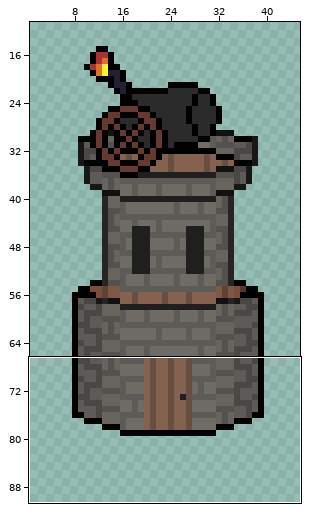
Sprite sheet, stored at DigAndDefend/Assets/Niels/Sprites/Bomb Tower.png. The first picture is a wide view before the edit; the outline marks the close-up.
Close-up. Old version:
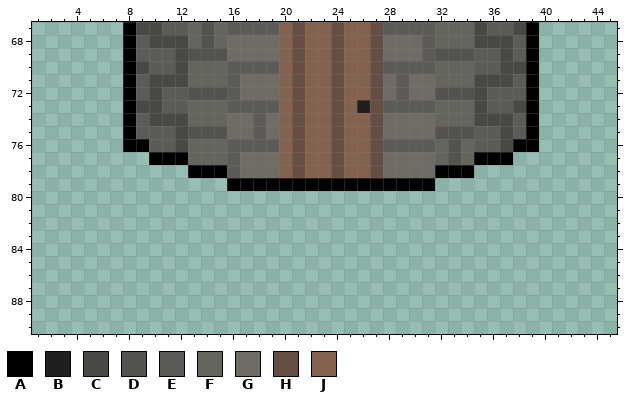
The file is 48x136 pixels. Colours within 5 levels of each other are drawn and written as one. Shown: x 1..45, y 67..90. The wide view leaves out empty margins.
Palette (. is transparent): A #000000  B #1f1f1f  C #4a4845  D #54524f  E #5d5b58  F #65645d  G #6e6c65  H #664e42  J #856150
Pixels before, first column x 8:
67 ACCEEFDFEEEEJHJJHJJHEEEEFFFCEECA
68 AECCCFDFGGGGJHJJHJJHGGGEFFFCCCEA
69 AEEECDDDGGGGJHJJHJJHGGGEDDDEECEA
70 ACEECFFFEEEEJHJJHJJHEEEEFFFEECCA
71 AECCCFFFEGGGJHJJHJJHGEGGFFFCCCEA
72 AECEEDDDEGGGJHJJHJJHGEGGDDDCEEEA
73 ACCEEFFFEEEEJHJJHJBHEEEEFFFCEECA
74 AECCCFFFGGEGJHJJHJJHGGGGFFFCCCEA
75 AEEECDDDGGEGJHJJHJJHGGGGDDDEECEA
76 AAEECFFFEEEEJHJJHJJHEEEEFDFEECAA
77 ..AAAFFFEGGGJHJJHJJHGGGGFDFAAA..
78 .....AAAEGGGJHJJHJJHGGGGAAA.....
79 ........AAAAAAAAAAAAAAAA........
And afterwards:
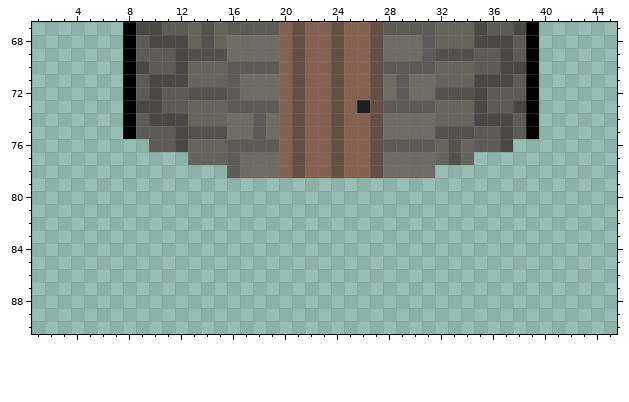
Change:
y 76: x 8..9 AA -> ..; x 38..39 AA -> ..
y 77: x 10..12 AAA -> ...; x 35..37 AAA -> ...
y 78: x 13..15 AAA -> ...; x 32..34 AAA -> ...
y 79: x 16..31 AAAAAAAAAAAAAAAA -> ................
Pixel boxes of the changes (left, top, right, bottom) in both close-ups:
erased: (123, 139, 539, 191)
